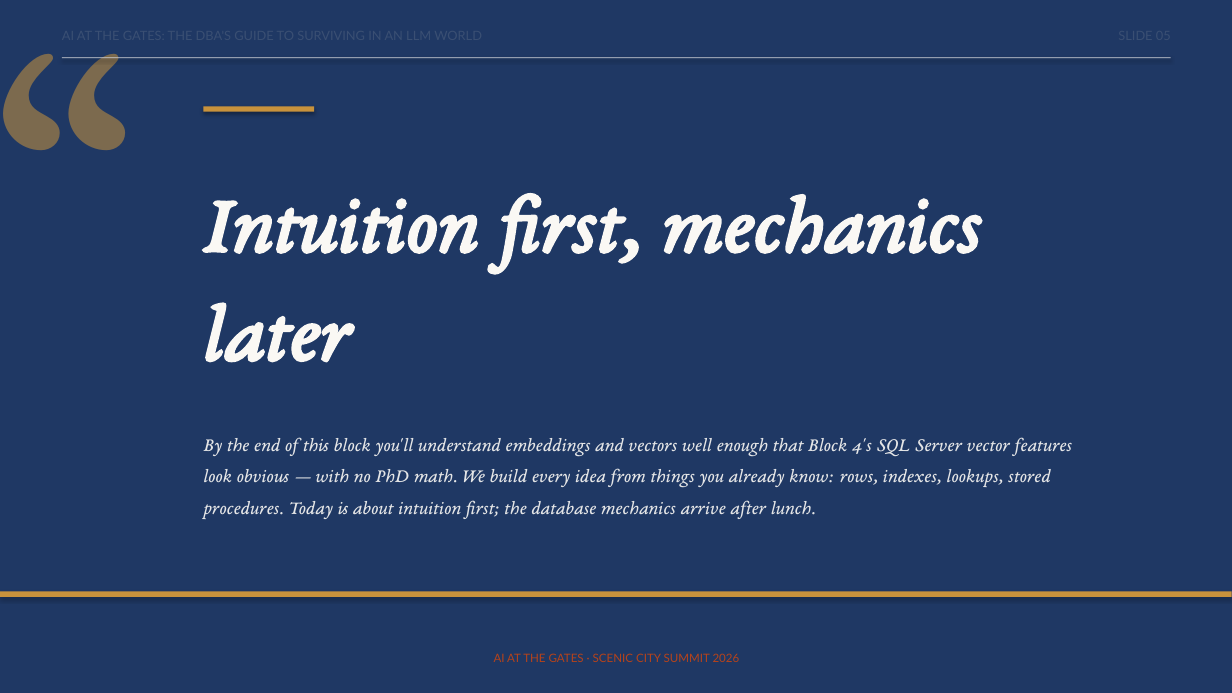
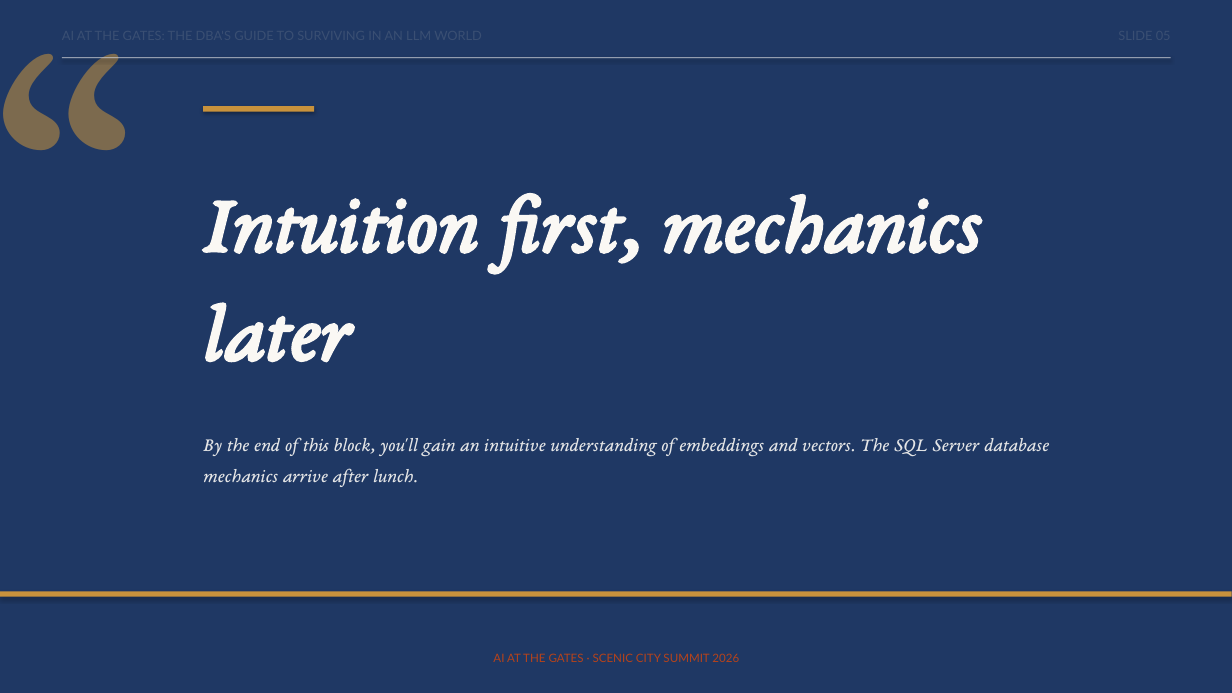
Before and after one commit to feaselkl/AI-at-the-Gates, a slide deck: slide 5 of slides/scenic-city-aigates-precon.pptx. Drawn at 1232x693 pixels with LibreOffice and Linux fonts; fonts in the diff are those of the drawing. Boxes give left, top, right and bottom in pixels: in the first picture for what was removed or moved away, otherwise in the second. Text is boxed around its words. In the diff, an @@ line names an element or a change of style, - is before the commit and + after.

```diff
--- a/slides/scenic-city-aigates-precon.pptx
+++ b/slides/scenic-city-aigates-precon.pptx
@@ text at [203,438,1049,487]: text changed @@
-By the end of this block you'll understand embeddings and vectors well enough that Block 4's SQL Server vector features look obvious — with no PhD math. We build every idea from things you already know: rows, indexes, lookups, stored procedures. Today is about intuition first; the database mechanics arrive after lunch.
+By the end of this block, you'll gain an intuitive understanding of embeddings and vectors. The SQL Server database mechanics arrive after lunch.
```
Also in this commit, not shown: 109 other slides changed, 1 slide added, 1 slide removed.
